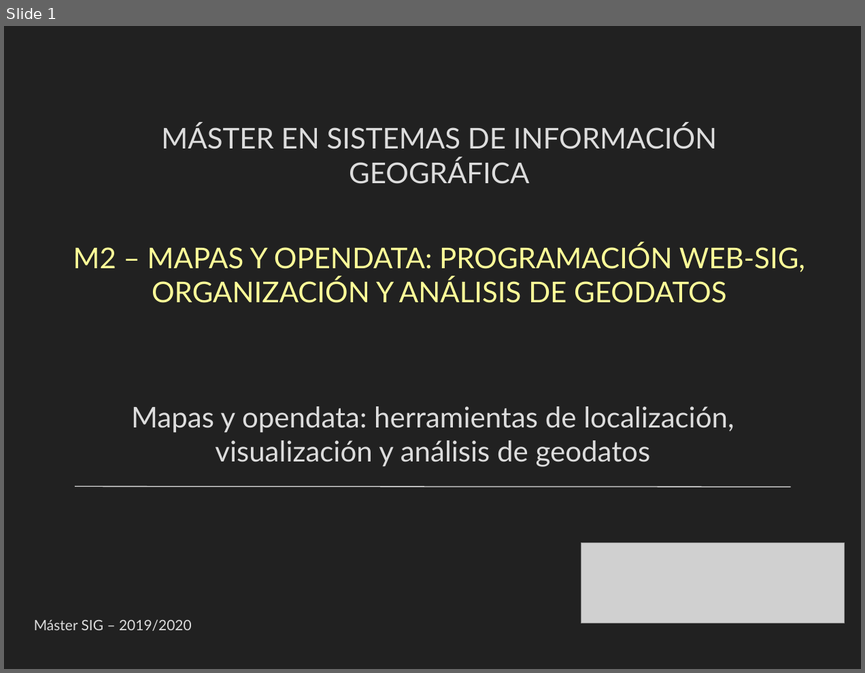
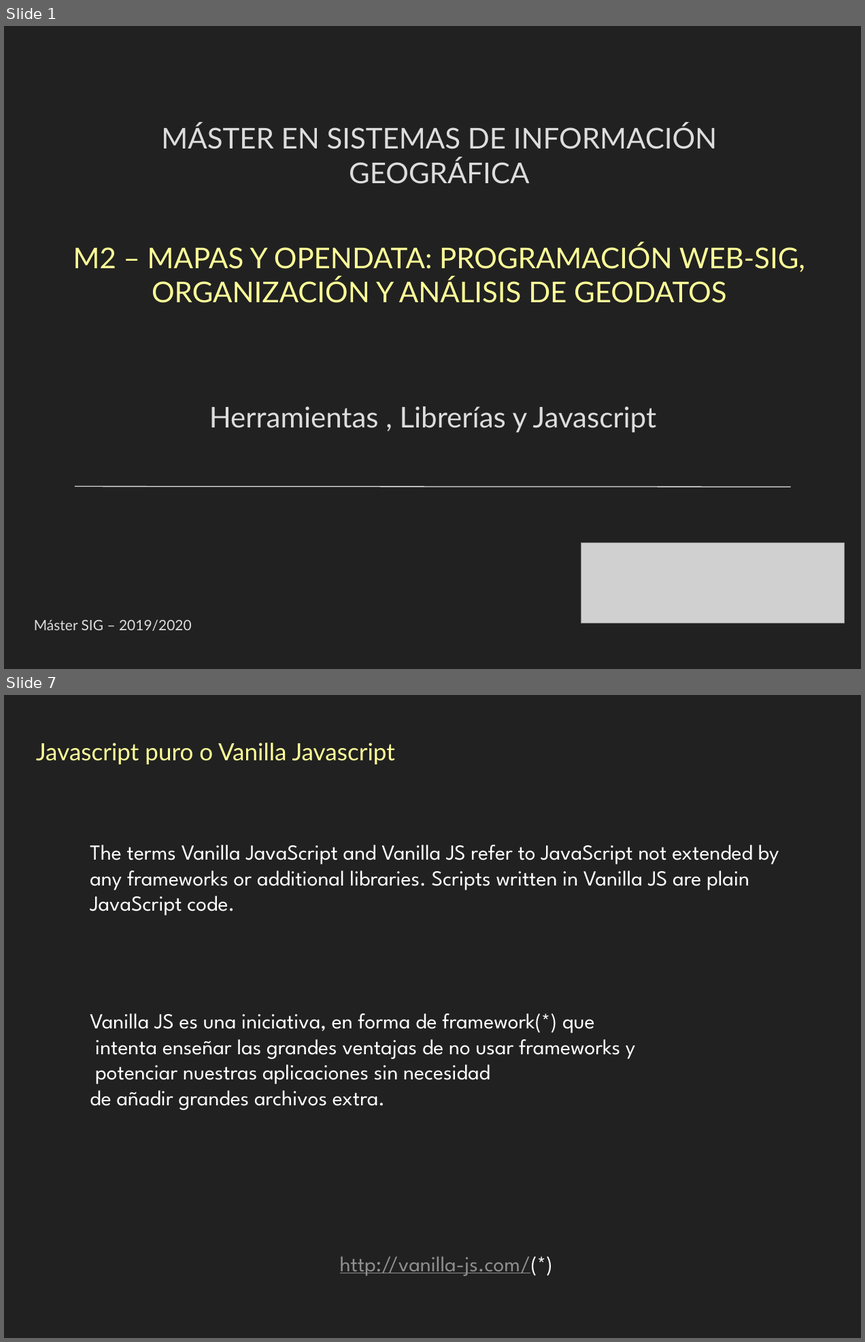
Before and after one commit to thaisfsiq/m2-geoweb, a slide deck: docs/presentacion/Herramientas-y-javascript.pptx. Shown one above the other, each under a label of ours: slide 1 before the commit, slides 1 and 7 after it; the slides between them are not shown. The pictures are 865x673 and 865x1342 pixels, drawn with LibreOffice and Linux fonts; fonts in the diff are those of the drawing; grey boxes stand for pictures. Boxes give left, top, right and bottom in pixels: in the first picture for what was removed or moved away, otherwise in the second. Text is boxed around its words. In the diff, an @@ line names an element or a change of style, - is before the commit and + after.

```diff
--- a/docs/presentacion/Herramientas-y-javascript.pptx
+++ b/docs/presentacion/Herramientas-y-javascript.pptx
@@ slide 7 added at [4,695,861,1338], background #212121 @@
@@ text added at [36,743,395,764], 20 pt, text #FFFF99 @@
+Javascript puro o Vanilla Javascript
@@ text added at [90,845,779,915], 18 pt, text #FFFFFF @@
+The terms Vanilla JavaScript and Vanilla JS refer to JavaScript not extended by any frameworks or additional libraries. Scripts written in Vanilla JS are plain JavaScript code.
@@ text added at [90,1013,635,1110], 18 pt, text #FFFFFF @@
+Vanilla JS es una iniciativa, en forma de framework(*) que
+intenta enseñar las grandes ventajas de no usar frameworks y
+potenciar nuestras aplicaciones sin necesidad
+de añadir grandes archivos extra.
@@ text added at [340,1256,553,1276], 18 pt, text #8F8F8F, underline @@
+http://vanilla-js.com/(*)
@@ slide 1 changed as well @@
@@ text at [209,406,656,432]: text changed @@
-Mapas y opendata: herramientas de localización, visualización y análisis de geodatos
+Herramientas , Librerías y Javascript
```
Also in this commit, not shown: 5 other slides added, 5 slides removed, 37 other files.
